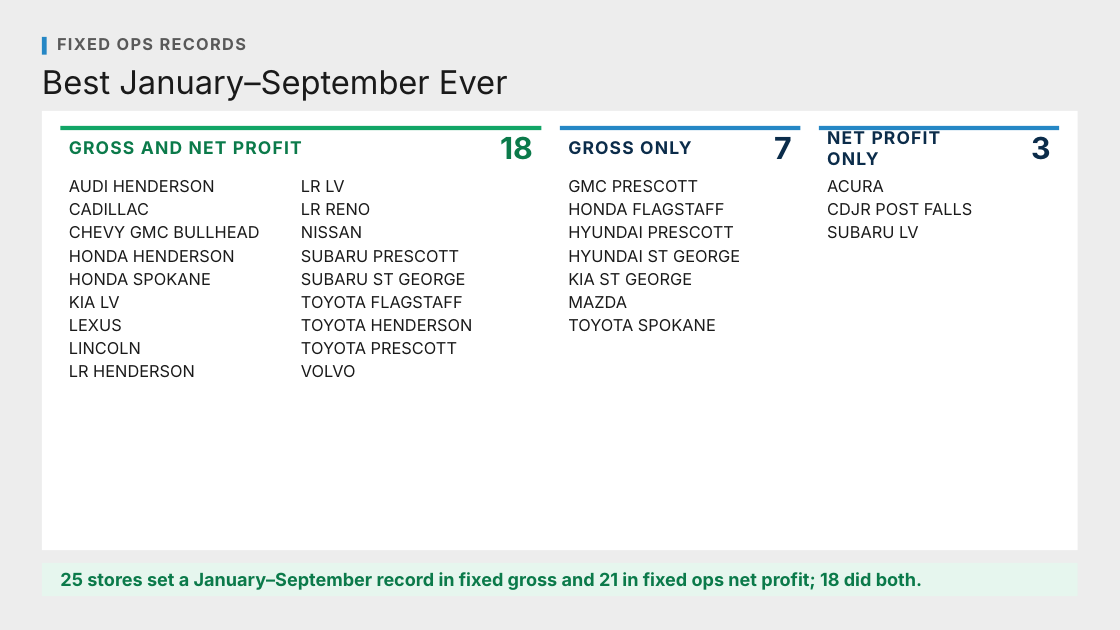
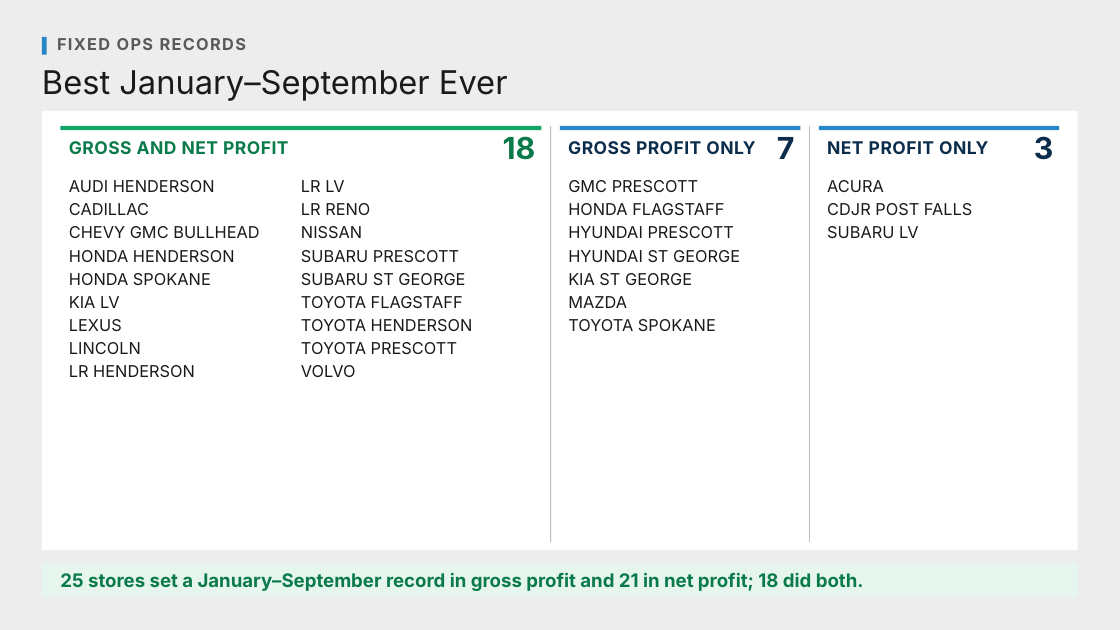
Before and after one commit to Ndresner/Noah, a slide deck: slide 3 of day2-deck/decks/Store Records with Net - Review.pptx. Drawn at 1120x630 pixels with LibreOffice and Linux fonts; fonts in the diff are those of the drawing. Boxes give left, top, right and bottom in pixels: in the first picture for what was removed or moved away, otherwise in the second. Text is boxed around its words. In the diff, an @@ line names an element or a change of style, - is before the commit and + after.

```diff
--- a/day2-deck/decks/Store Records with Net - Review.pptx
+++ b/day2-deck/decks/Store Records with Net - Review.pptx
@@ text "GROSS AND NET PROFIT" at bbox=[69, 141, 288, 154]: letter spacing 1 to 0.4 pt @@
@@ line added from (550, 126) to (550, 542), #BFBFBF 0.75 pt @@
@@ text at bbox=[568, 141, 755, 154]: text changed @@
-GROSS ONLY
+GROSS PROFIT ONLY
@@ line added from (810, 126) to (810, 542), #BFBFBF 0.75 pt @@
@@ text "NET PROFIT ONLY" at bbox=[827, 141, 988, 154]: letter spacing 1 to 0.4 pt @@
@@ text at bbox=[60, 572, 864, 591]: text changed; size 15.5 to 16 pt @@
-25 stores set a January–September record in fixed gross and 21 in fixed ops net profit; 18 did both.
+25 stores set a January–September record in gross profit and 21 in net profit; 18 did both.
```
Also in this commit, not shown: 2 other slides changed, 2 other files.
